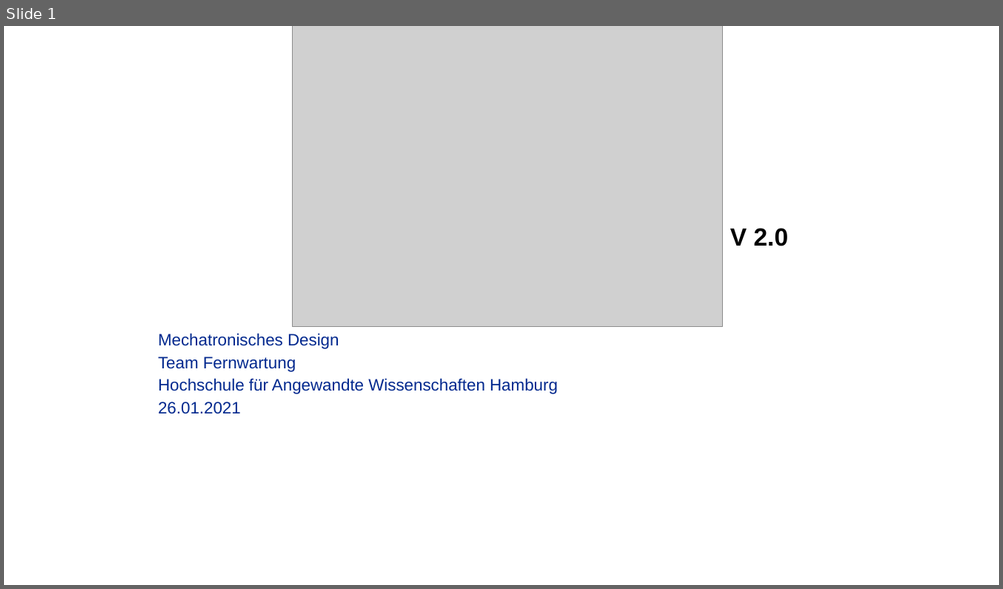
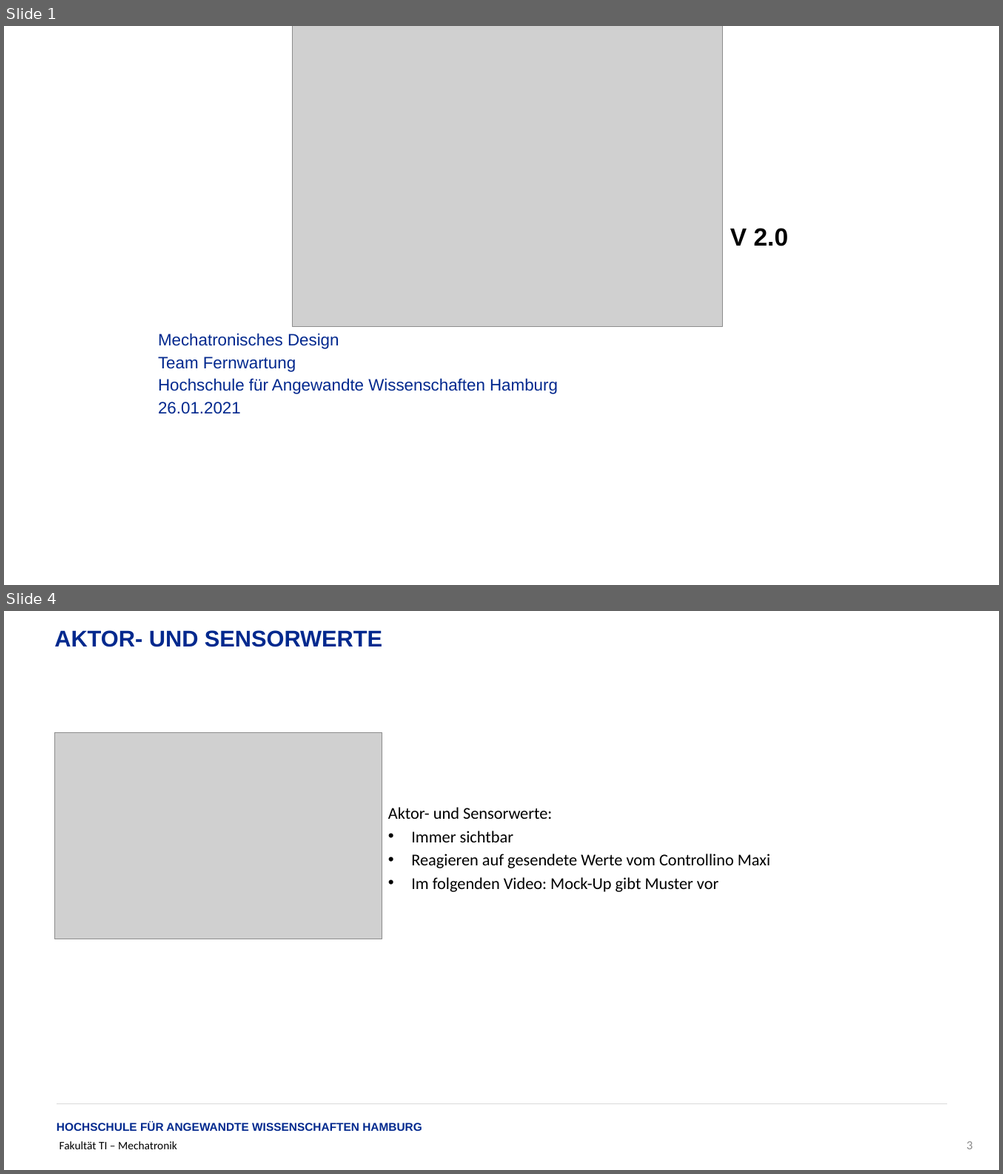
Before and after one commit to EpicKarl/mDesign, a slide deck: Doku/Heiko/Showcase_AntidustA2.0_HeikoNoeldeke.pptx. Shown one above the other, each under a label of ours: slide 1 before the commit, slides 1 and 4 after it; the slides between them are not shown. The pictures are 1003x589 and 1003x1174 pixels, drawn with LibreOffice and Linux fonts; fonts in the diff are those of the drawing; grey boxes stand for pictures; background and template pictures are left out. Boxes give left, top, right and bottom in pixels: in the first picture for what was removed or moved away, otherwise in the second. Text is boxed around its words. In the diff, an @@ line names an element or a change of style, - is before the commit and + after.

```diff
--- a/Doku/Heiko/Showcase_AntidustA2.0_HeikoNoeldeke.pptx
+++ b/Doku/Heiko/Showcase_AntidustA2.0_HeikoNoeldeke.pptx
@@ slide 4 added at (4, 611, 999, 1170), background #FFFFFF @@
@@ text added at (54, 630, 382, 647), 22 pt, text #02298E, bold @@
+AKTOR- UND SENSORWERTE
@@ picture added at (55, 732, 382, 940) @@
@@ text added at (388, 807, 770, 892), 16 pt, text #000000 @@
+Aktor- und Sensorwerte:
+• Immer sichtbar
+• Reagieren auf gesendete Werte vom Controllino Maxi
+• Im folgenden Video: Mock-Up gibt Muster vor
@@ line added from (57, 1104) to (947, 1104), #D9D9D9 0.25 pt @@
@@ text added at (57, 1122, 422, 1131), 11 pt, text #02298E, bold @@
+HOCHSCHULE FÜR ANGEWANDTE WISSENSCHAFTEN HAMBURG
@@ text added at (60, 1142, 177, 1150), 11 pt, text #000000 @@
+Fakultät TI – Mechatronik
@@ page number added at (966, 1142, 972, 1150), 12 pt, text #8C8C8C @@
+3
```
Also in this commit, not shown: 3 other slides added, 1 slide removed.
